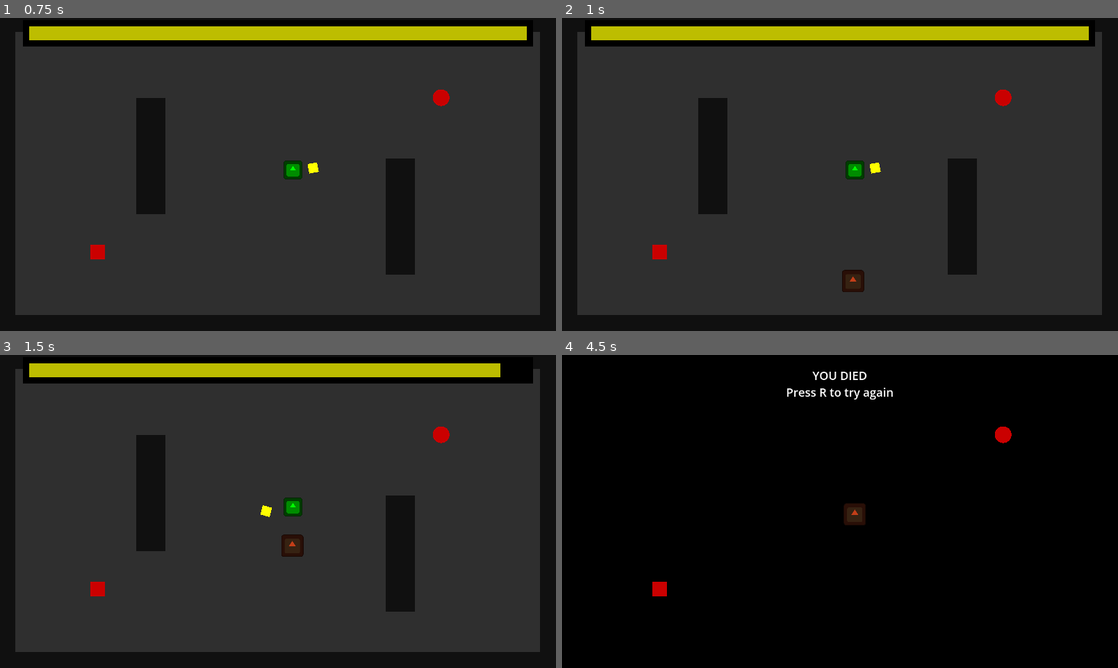
Above: before the commit, frames 1-4 (two rows, left to right).
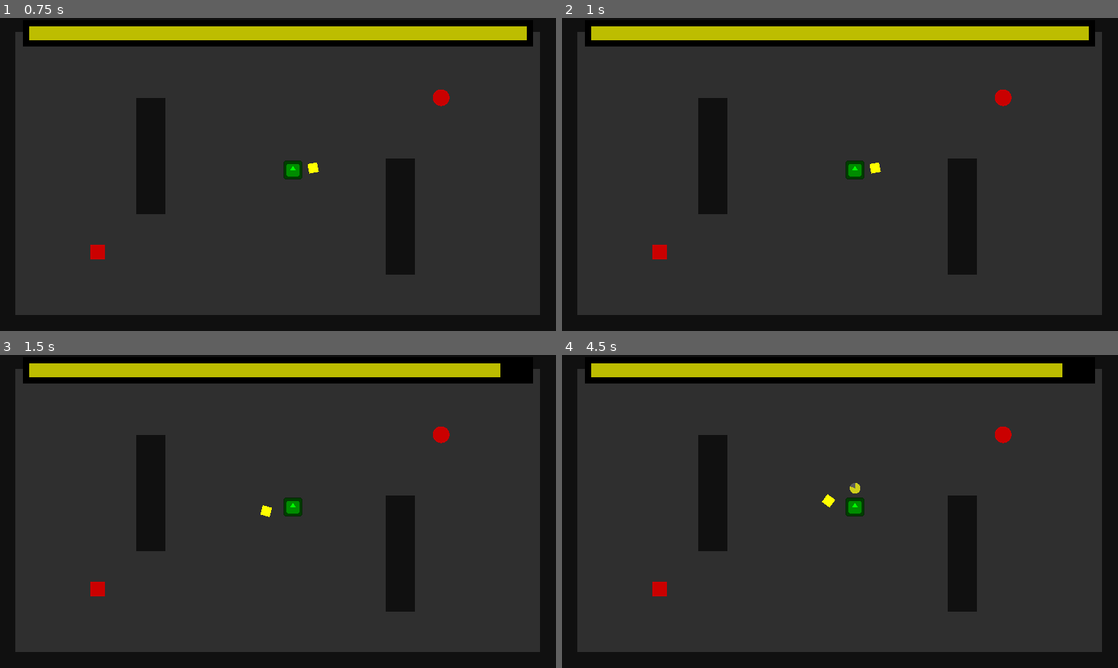
Above: after the commit, the same moments.

Repository: DeepRestGames/pirate-software-game-jam-16
Game: Godot game, scene res://Scenes/Tests/TestInteractables_MainScene.tscn
The game is run twice, just before and just after one commit, with the same random seed, the same clock (stepped at 60 frames per second) and the same inputs. This scene is started directly instead of the project's main scene. The engine's default icon, where the game draws it, is replaced by a stand-in: a white triangle on a blue panel in a dark square.
Inputs (mouse positions are in pixels of both pictures, inside the frame that each line leads up to):
- Up to frame 1 (0.75 s): tap Enter at 0.5 s; move the mouse to (400, 158) at 0.52 s; hold Right mouse button (teleport_boomerang) from 0.53 s (still down)
- Up to frame 2 (1 s): keep holding Right mouse button (teleport_boomerang)
- Up to frame 3 (1.5 s): move the mouse to (166, 527) at 1.27 s; release Right mouse button (teleport_boomerang) at 1.28 s; click (166, 527) at 1.35 s
- Up to frame 4 (4.5 s): tap R (restart) at 2, 2.75 s; move the mouse to (895, 442) at 2.02 s; hold Right mouse button (teleport_boomerang) 2.03-2.78 s; move the mouse to (812, 574) at 2.77 s; click (812, 574) at 2.85 s; move the mouse to (1006, 558) at 3.52 s; hold Right mouse button (teleport_boomerang) 3.53-4.28 s; move the mouse to (673, 464) at 4.27 s; click (673, 464) at 4.35 s

Frame 1 is identical in both runs. In frame 2, 0.3% of the frame differs, in the area x 50-55%, y 80-88%; in frame 3, 0.3%; in frame 4, 81%, in the area x 2-98%, y 2-95%.

Commit message:
Added initial spawn wait time to enemy spawn point

Diff:
--- a/Scenes/Enemies/EnemySpawnPoint.tscn
+++ b/Scenes/Enemies/EnemySpawnPoint.tscn
@@ -6,7 +6,6 @@
 script = ExtResource("1_ber4e")
 
 [node name="EnemiesSpawnTimer" type="Timer" parent="."]
-autostart = true
 
 [node name="EnemiesParentNode" type="Node2D" parent="."]
 
--- a/Scenes/Tests/TestInteractables_MainScene.tscn
+++ b/Scenes/Tests/TestInteractables_MainScene.tscn
@@ -136,5 +136,5 @@
 [node name="EnemySpawnPoint" parent="." instance=ExtResource("2_i1ciy")]
 position = Vector2(45, 368.333)
 enemy_scene = ExtResource("8_2jj1b")
-spawn_cooldown = 5.0
+spawn_cooldown = 1.0
 hard_spawn_cooldown = 1.0
--- a/Scripts/Enemies/EnemySpawnPoint.gd
+++ b/Scripts/Enemies/EnemySpawnPoint.gd
@@ -6,6 +6,7 @@
 
 @export var enemy_scene: PackedScene
 @export_custom(PROPERTY_HINT_NONE, "suffix:s") var spawn_cooldown: float = 1.5
+@export_custom(PROPERTY_HINT_NONE, "suffix:s") var initial_spawn_wait_time: float = 3
 ## To spawn enemies indefinitely, set this to -1
 @export var max_enemies_number: int = 3
 
@@ -25,6 +26,9 @@
 		hard_enemy_scene = enemy_scene
 
 	EventBus.connect("difficulty_ramp_up", difficulty_ramp_up)
+
+	await get_tree().create_timer(initial_spawn_wait_time).timeout
+	enemies_spawn_timer.start()
 
 
 func difficulty_ramp_up():
